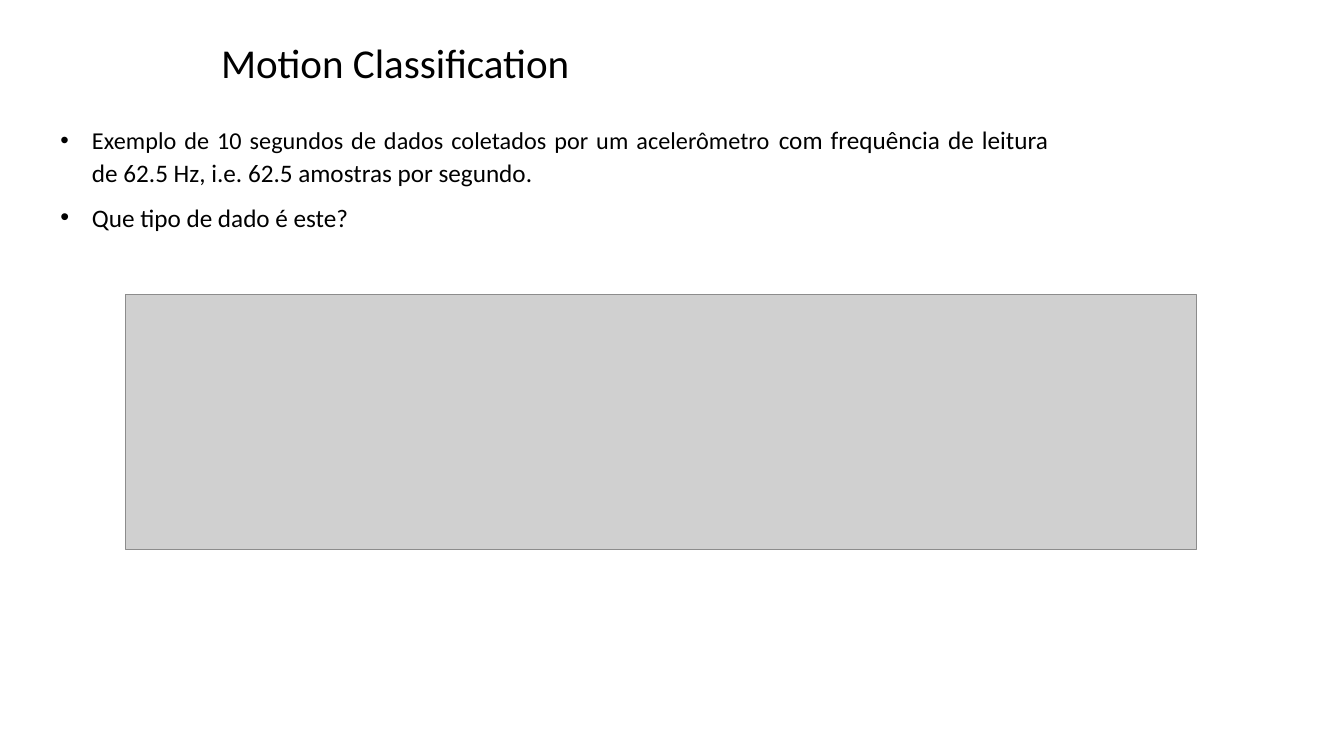
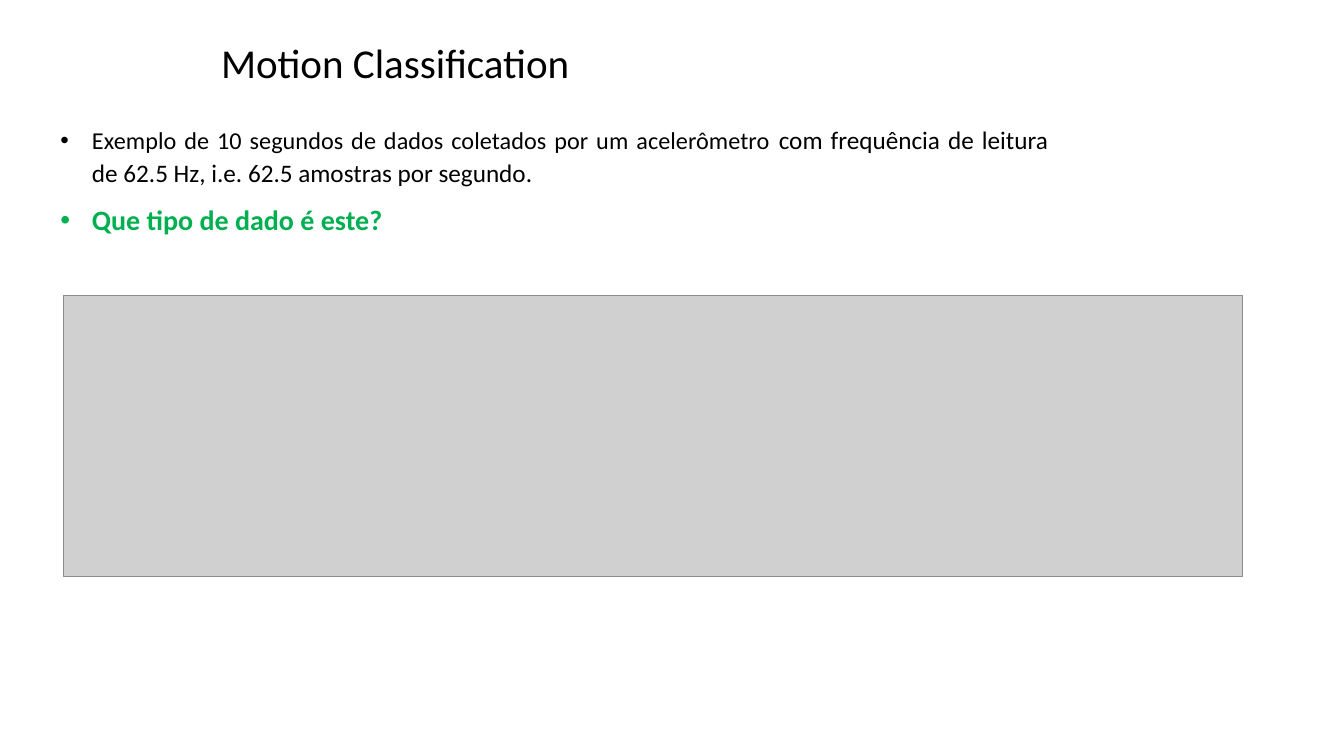
Before and after one commit to zz4fap/tp557-iot-ml, a slide deck: slide 11 of slides/TP557_15_classificação de movimentos.pptx (slide 10 before the commit). Drawn at 1344x756 pixels with LibreOffice and Linux fonts; fonts in the diff are those of the drawing; grey boxes stand for pictures; background and template pictures are left out. Boxes give left, top, right and bottom in pixels: in the first picture for what was removed or moved away, otherwise in the second. Text is boxed around its words. In the diff, an @@ line names an element or a change of style, - is before the commit and + after.

```diff
--- a/slides/TP557_15_classificação de movimentos.pptx
+++ b/slides/TP557_15_classificação de movimentos.pptx
@@ text at (92,210,382,235): size 18 to 20 pt, text colour #000000 to #00B050, bold on in "Que tipo de dado é este?" @@
@@ picture: place and size @@
-picture at (125,294,1196,549)
+picture at (64,295,1244,577)
```
Also in this commit, not shown: 7 other slides changed, 3 slides added.
